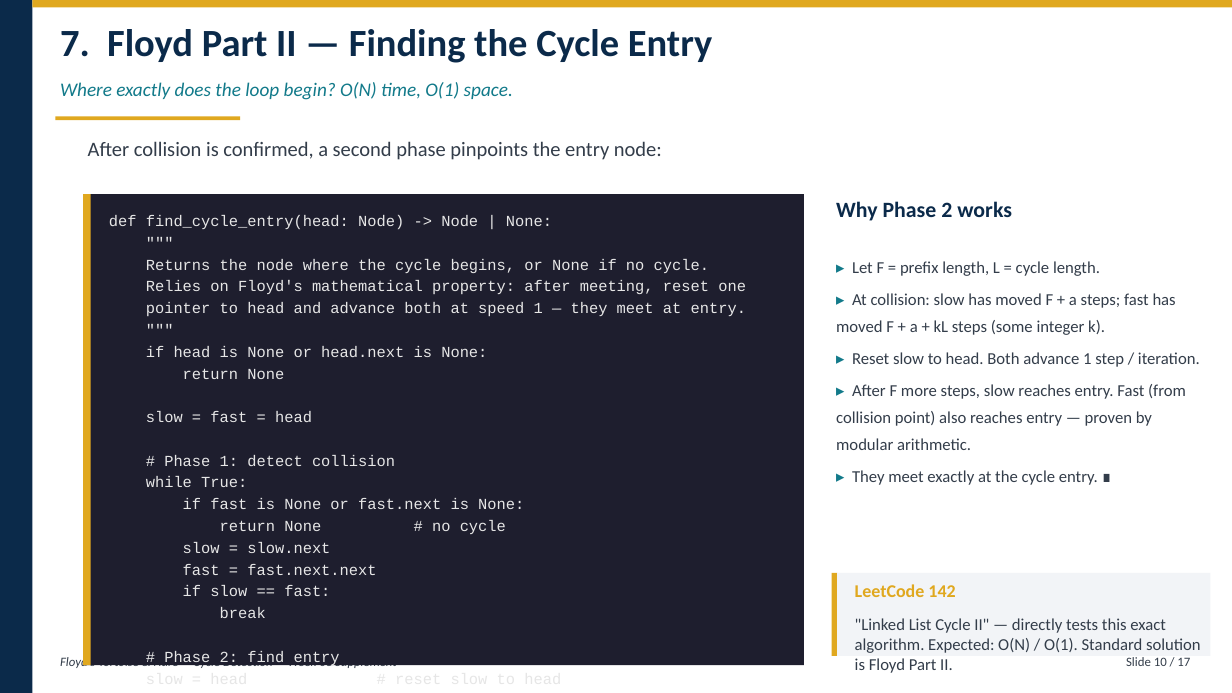
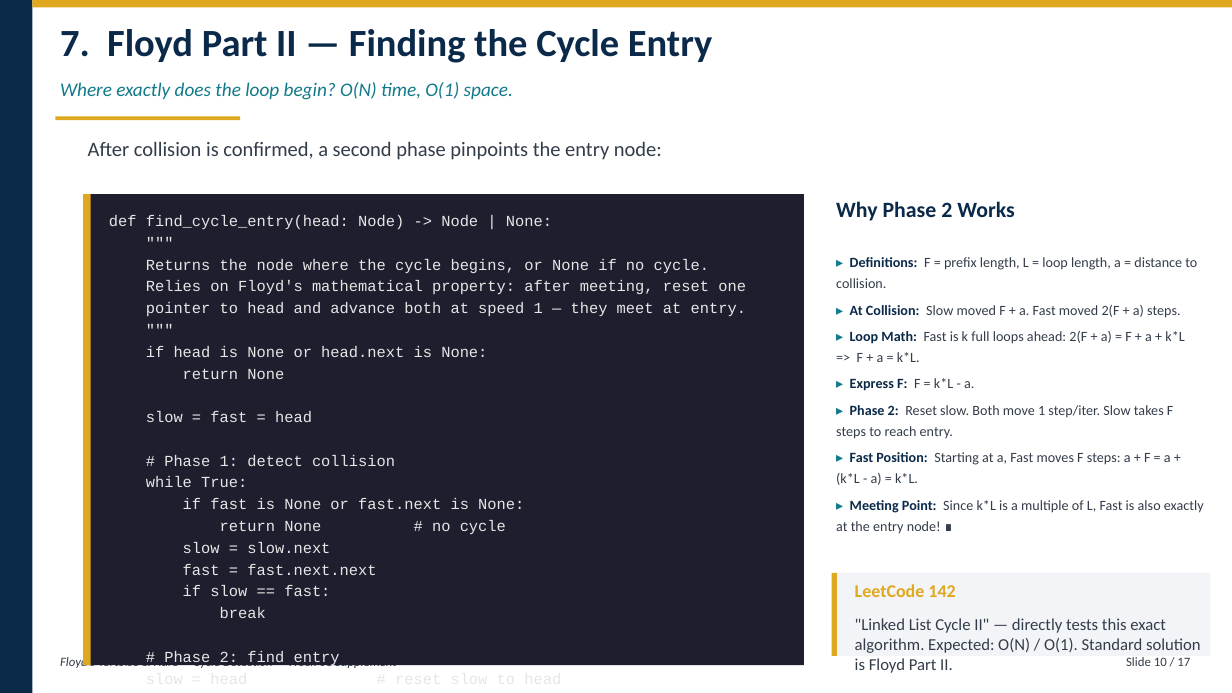
Before and after one commit to silsgah/ATU_DSA, a slide deck: slide 10 of week_03_linked_lists/floyd_tortoise_hare.pptx. Drawn at 1232x693 pixels with LibreOffice and Linux fonts; fonts in the diff are those of the drawing. Boxes give left, top, right and bottom in pixels: in the first picture for what was removed or moved away, otherwise in the second. Text is boxed around its words. In the diff, an @@ line names an element or a change of style, - is before the commit and + after.

```diff
--- a/week_03_linked_lists/floyd_tortoise_hare.pptx
+++ b/week_03_linked_lists/floyd_tortoise_hare.pptx
@@ text at (836, 201, 1014, 221): text changed @@
-Why Phase 2 works
+Why Phase 2 Works
@@ text at (836, 257, 1204, 533): text changed; size 13 to 11 pt @@
-▸ Let F = prefix length, L = cycle length.
-▸ At collision: slow has moved F + a steps; fast has moved F + a + kL steps (some integer k).
-▸ Reset slow to head. Both advance 1 step / iteration.
-▸ After F more steps, slow reaches entry. Fast (from collision point) also reaches entry — proven by modular arithmetic.
-▸ They meet exactly at the cycle entry. ∎
+▸ Definitions: F = prefix length, L = loop length, a = distance to collision.
+▸ At Collision: Slow moved F + a. Fast moved 2(F + a) steps.
+▸ Loop Math: Fast is k full loops ahead: 2(F + a) = F + a + k*L => F + a = k*L.
+▸ Express F: F = k*L - a.
+▸ Phase 2: Reset slow. Both move 1 step/iter. Slow takes F steps to reach entry.
+▸ Fast Position: Starting at a, Fast moves F steps: a + F = a + (k*L - a) = k*L.
+▸ Meeting Point: Since k*L is a multiple of L, Fast is also exactly at the entry node! ∎
```
Also in this commit, not shown: 2 other slides changed, 32 other files.
